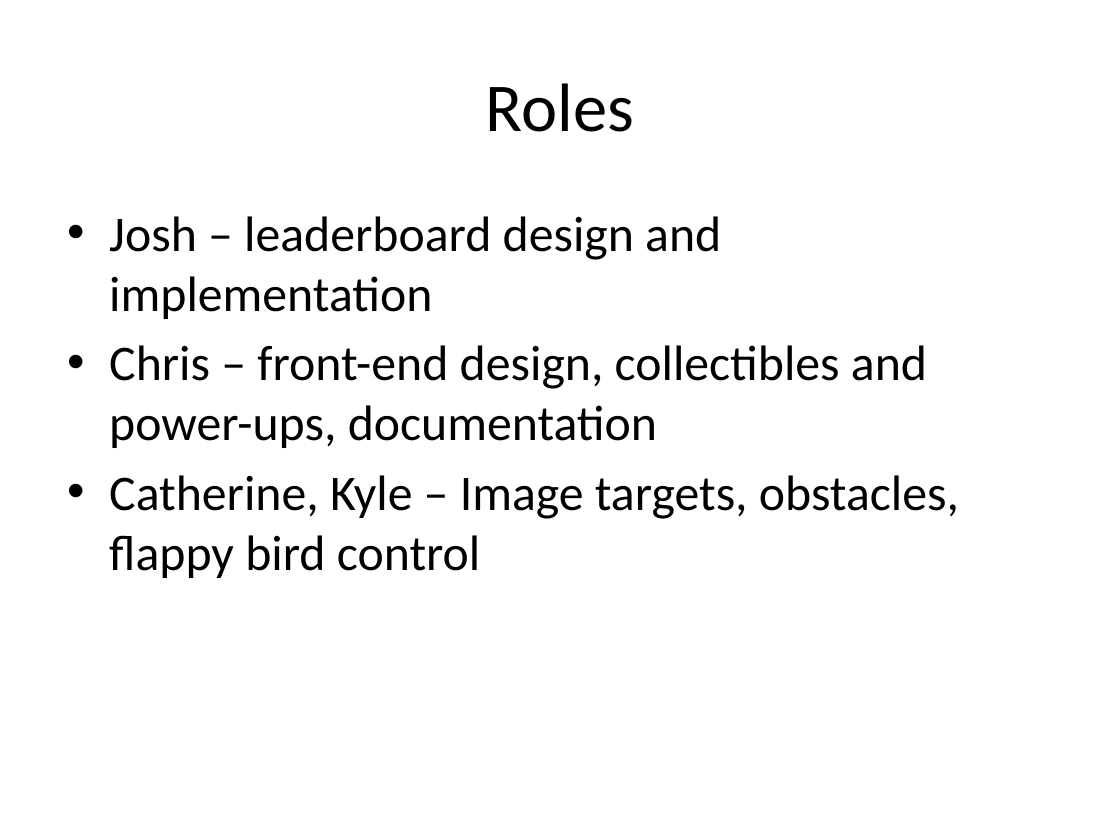
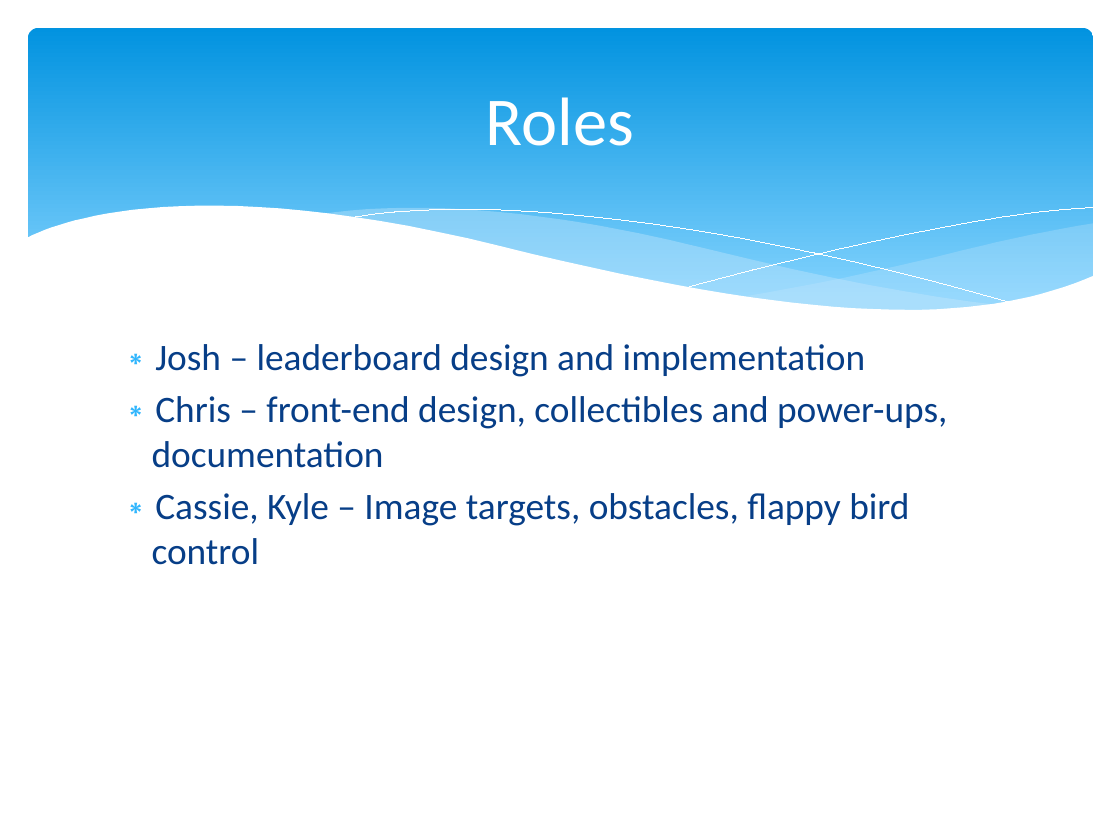
Before and after one commit to jpf2141/FlappyBird3D, a slide deck: slide 3 of progressreport1.pptx. Drawn at 1120x840 pixels with LibreOffice and Linux fonts; fonts in the diff are those of the drawing. Boxes give left, top, right and bottom in pixels: in the first picture for what was removed or moved away, otherwise in the second. Text is boxed around its words. In the diff, an @@ line names an element or a change of style, - is before the commit and + after.

Commit message:
powerpoint changes

```diff
--- a/progressreport1.pptx
+++ b/progressreport1.pptx
@@ rounded rectangle added at bbox=[28, 28, 1093, 330], fill gradient #0293E0 to #83D3FE @@
@@ title "Roles": place and size @@
-title "Roles" at bbox=[486, 83, 634, 132]
+title "Roles" at bbox=[486, 97, 634, 146]
@@ title "Roles" at bbox=[486, 97, 634, 146]: text colour #000000 to #FFFFFF @@
@@ group added at bbox=[26, 206, 1094, 368]: 5 freeform shapes @@
@@ text "Josh – leaderboard design and ...": place and size @@
-text "Josh – leaderboard design and ..." at bbox=[109, 216, 959, 578]
+text "Josh – leaderboard design and ..." at bbox=[152, 344, 947, 565]
@@ text at bbox=[152, 344, 947, 468]: size 32 to 24 pt, text colour #000000 to #073E87 in "Josh – leaderboard design and implementation", "Chris – front-end design, collectibles and power-ups, ..."; bullet • to ∗; less space between paragraphs @@
@@ text at bbox=[152, 493, 909, 565]: text changed; size 32 to 24 pt; text colour #000000 to #073E87 @@
-• Catherine, Kyle – Image targets, obstacles, flappy bird control
+∗ Cassie, Kyle – Image targets, obstacles, flappy bird control
```
Also in this commit, not shown: 4 other slides changed, 1 other file.
